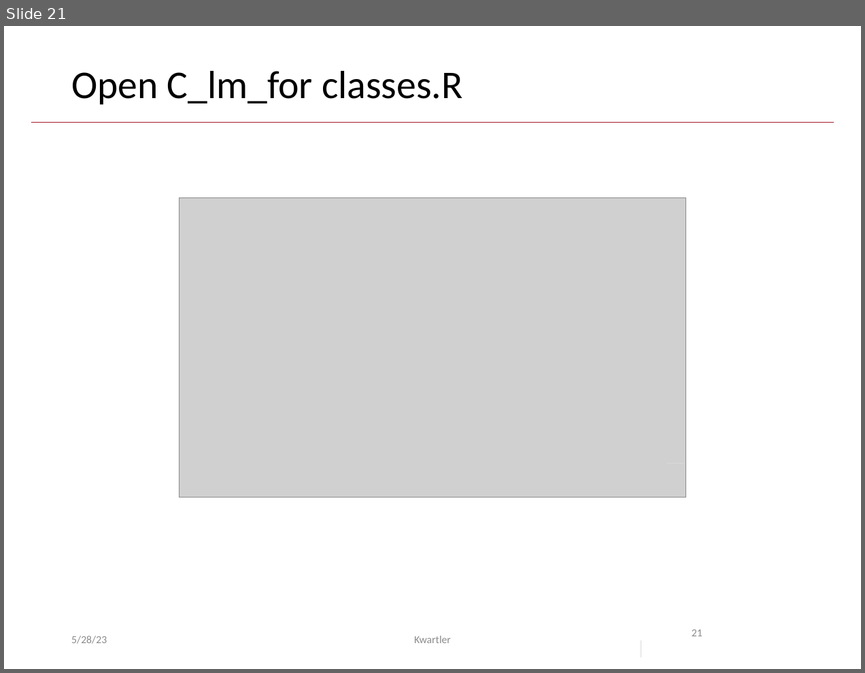
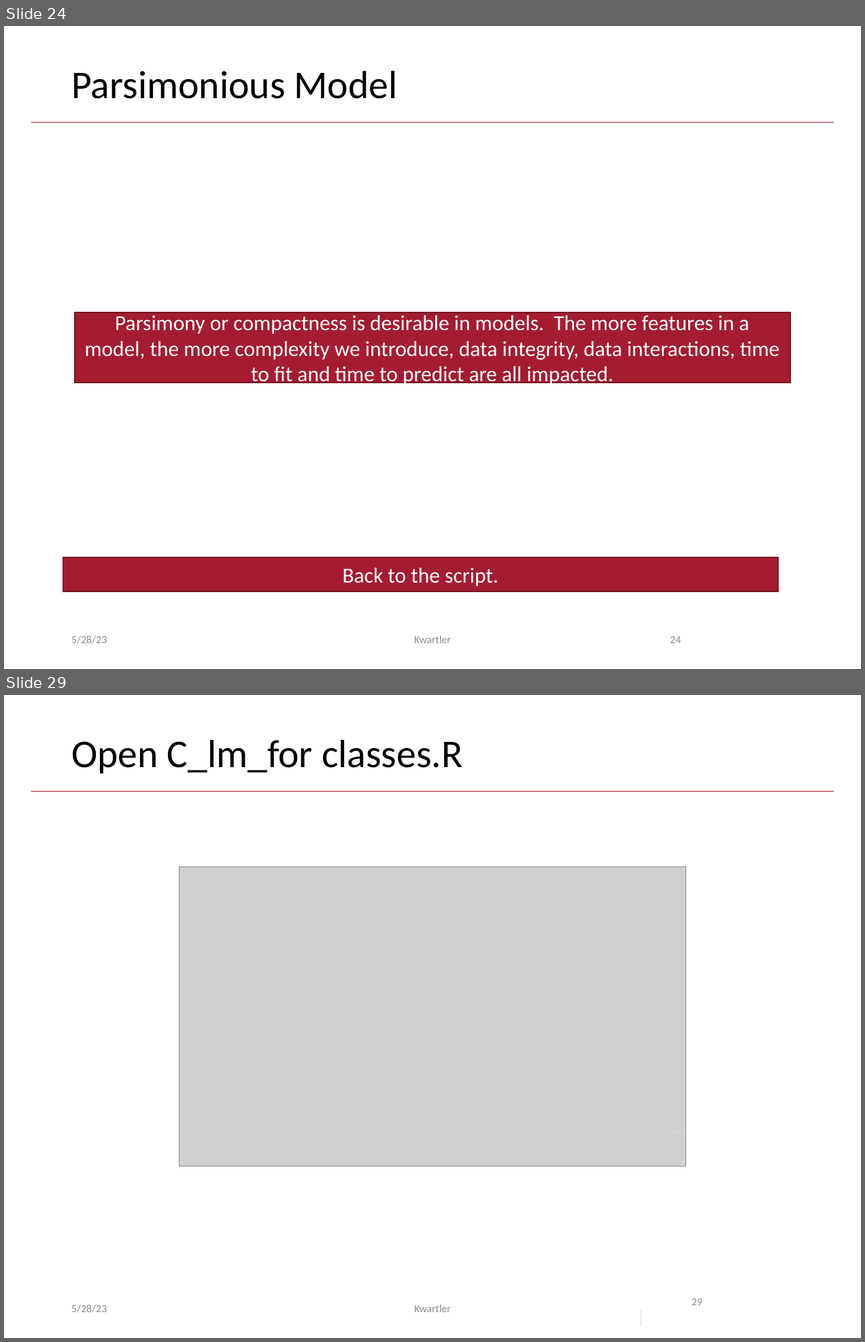
Before and after one commit to kwartler/GSERM_ICPSR, a slide deck: lessons/D_Supervised/A_regression.pptx. Shown one above the other, each under a label of ours: slide 21 before the commit, slides 24 and 29 after it; the slides between them are not shown. The pictures are 865x673 and 865x1342 pixels, drawn with LibreOffice and Linux fonts; fonts in the diff are those of the drawing; grey boxes stand for pictures; background and template pictures are left out. Boxes give left, top, right and bottom in pixels: in the first picture for what was removed or moved away, otherwise in the second. Text is boxed around its words. In the diff, an @@ line names an element or a change of style, - is before the commit and + after.

```diff
--- a/lessons/D_Supervised/A_regression.pptx
+++ b/lessons/D_Supervised/A_regression.pptx
@@ slide 24 added at box(4, 26, 861, 669), background #FFFFFF; not listed: 1 template element that a slide beside it also shows @@
@@ title added at box(71, 71, 398, 99), 33 pt, text #000000 @@
+Parsimonious Model
@@ rectangle added at box(75, 312, 791, 382), fill #A51C30, outline #7A1524 1 pt, 18 pt, text #FFFFFF @@
+Parsimony or compactness is desirable in models. The more features in a model, the more complexity we introduce, data integrity, data interactions, time to fit and time to predict are all impacted.
@@ rectangle added at box(63, 557, 779, 592), fill #A51C30, outline #7A1524 1 pt, 18 pt, text #FFFFFF @@
+Back to the script.
@@ text added at box(71, 635, 107, 643), 9 pt, text #8C8C8C @@
+5/28/23
@@ text added at box(414, 635, 451, 643), 9 pt, text #8C8C8C @@
+Kwartler
@@ page number added at box(670, 636, 681, 643), 9 pt, text #8C8C8C @@
+24
@@ what was slide 21 is now slide 29 @@
@@ page number at box(691, 1298, 702, 1305): text changed @@
-21
+29
```
Also in this commit, not shown: 12 slides changed, 7 other slides added, 7 other files.
